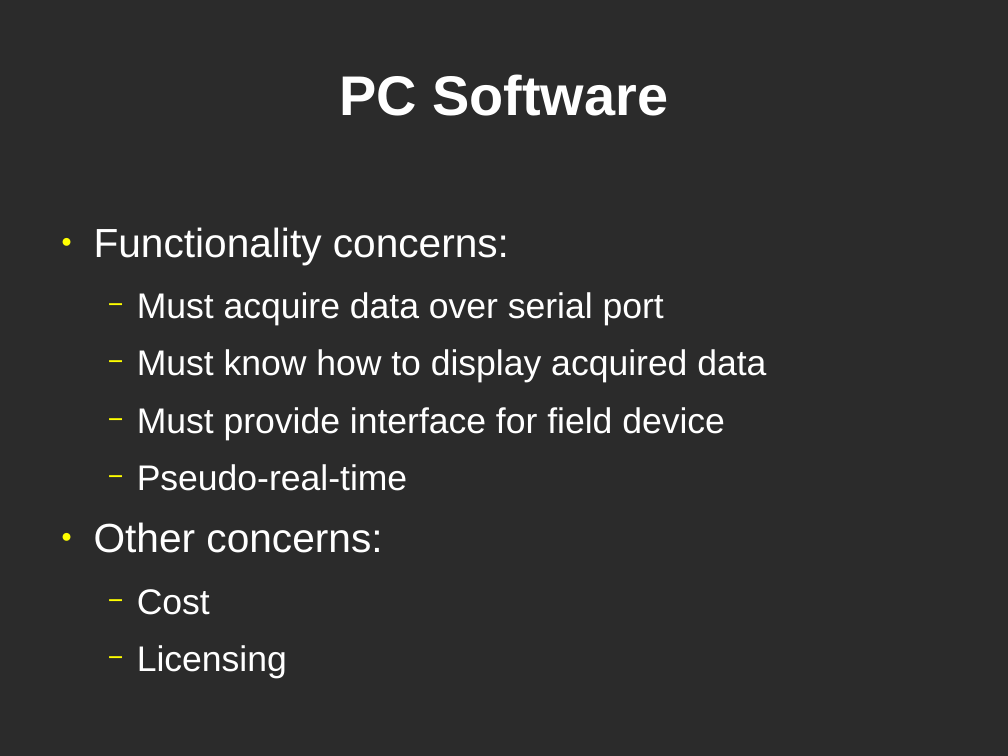
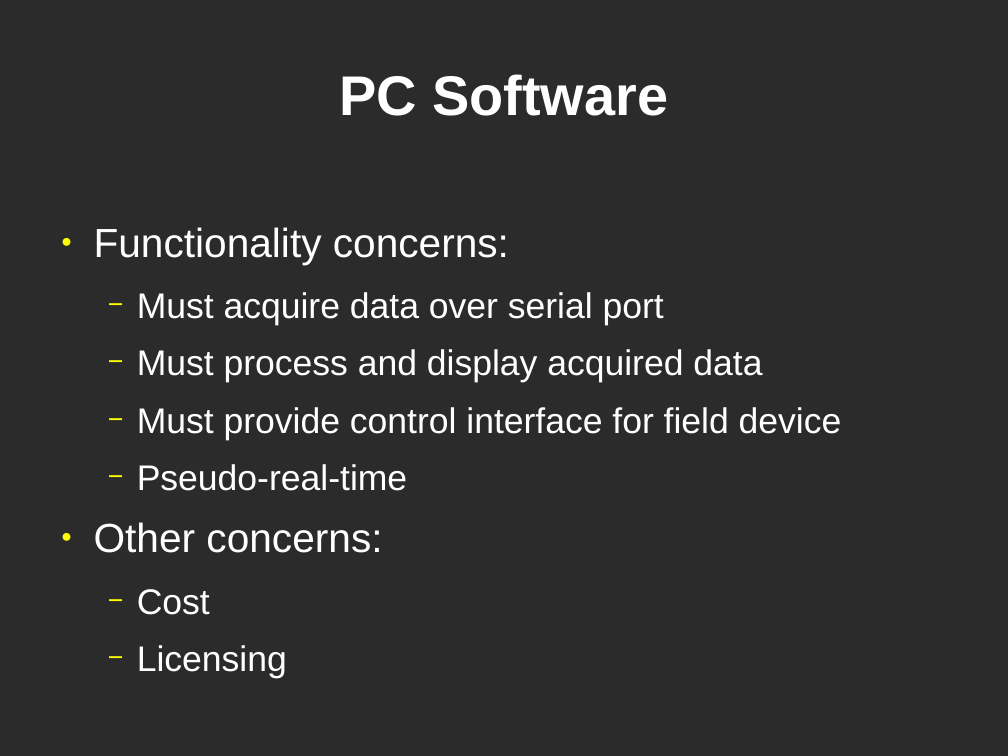
Before and after one commit to lordofhyphens/ece495a, a slide deck: slide 9 of forms/ProgressPresentation.odp (slide 8 before the commit). Drawn at 1008x756 pixels with LibreOffice and Linux fonts; fonts in the diff are those of the drawing; background and template pictures are left out; a plain dark background stands for a picture behind light text. Boxes give left, top, right and bottom in pixels: in the first picture for what was removed or moved away, otherwise in the second. Text is boxed around its words. In the diff, an @@ line names an element or a change of style, - is before the commit and + after.

Commit message:
Updated presentation with my slide

```diff
--- a/forms/ProgressPresentation.odp
+++ b/forms/ProgressPresentation.odp
@@ text at [137,349,842,440]: text changed @@
-  − Must know how to display acquired data
-  − Must provide interface for field device
+  − Must process and display acquired data
+  − Must provide control interface for field device
```
Also in this commit, not shown: 2 slides added, 3 other files.
